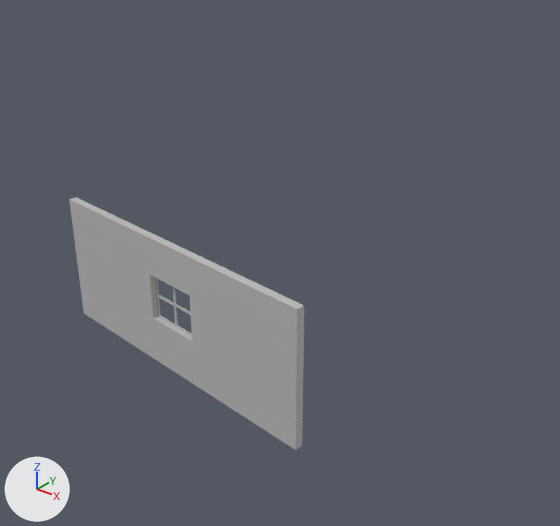
Two versions of the FBX model Assets/Art/FBX/LeftWall.fbx, one commit apart.
Rendered twice from a 50 mm lens placed at (13.97, -24.28, 13.6), pointed at (1.03, -8.1, 3.57). The axes (+X, +Y, +Z) are drawn at lower left. The lights are the same throughout.

Script lines for the objects in view, before the commit:
```python
me_mesh_006 = bpy.data.meshes.new('Mesh.006')
me_mesh_006.from_pydata(...)  # 16 vertices, 32 faces; spans x -513.0..513.0, y -213.0..213.0, z -71.0..71.0
# faces by material slot: [24, 8]
me_mesh_006.materials.append(mat_lambert1)  # grey #bcbcbc
me_mesh_006.materials.append(mat_lambert8)  # cyan #00ffff
ob_wallleft = bpy.data.objects.new('WallLeft', me_mesh_006)
ob_wallleft.parent = ob_windowpane
ob_wallleft.location = (-76.62, 233.2, 1055.0)
```
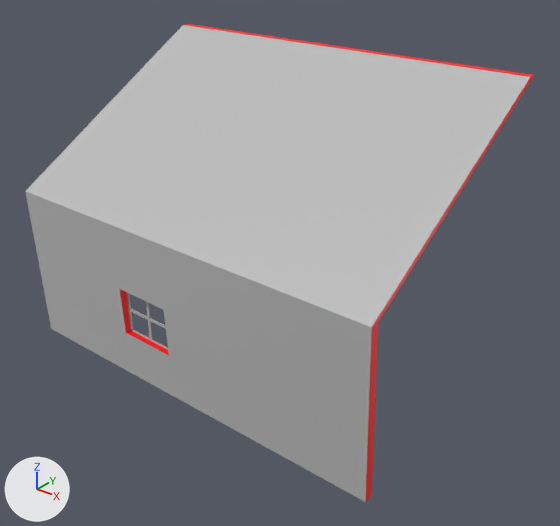
Scene script edits in JSON lines:
```json
{"op": "add", "block": "mat_lambert6", "code": ["mat_lambert6 = principled_material('lambert6')", "mat_lambert6.base_color = (1.0, 0.0, 0.0)  # red #ff0000"]}
{"block": "me_mesh_006", "where": "# used by ob_wallleft; parent = ob_windowpane; location = (-76.62, 233.2, 1055.0)"}
{"op": "remove", "block": "me_mesh_006", "code": "me_mesh_006.from_pydata(...)  # 16 vertices, 32 faces; spans x -513.0..513.0, y -213.0..213.0, z -71.0..71.0"}
{"op": "remove", "block": "me_mesh_006", "code": "me_mesh_006.materials.append(mat_lambert8)  # cyan #00ffff"}
{"op": "add", "block": "me_mesh_006", "code": "me_mesh_006.from_pydata(...)  # 20 vertices, 40 faces; spans x -513.0..810.0, y -216.0..661.0, z -804.0..80.0"}
{"block": "me_mesh_006", "change": "me_mesh_006 part 1"}
{"block": "me_mesh_006", "change": "10 faces are deleted"}
{"block": "me_mesh_006", "change": "6 vertices move from x -513.0..513.0, y -213.0..213.0, z -71.0..71.0 to x -512.0..758.0, y -216.0..286.0, z -75.0..80.0"}
{"block": "me_mesh_006", "change": "4 vertices are added at (-460.0, 661.0, -779.0), (808.0, 658.0, -653.0), (810.0, 658.0, -679.0), (-457.0, 661.0, -804.0)"}
{"block": "me_mesh_006", "change": "14 new faces join them, mat_lambert6 (red #ff0000)"}
{"block": "me_mesh_006", "change": "4 new faces join them, mat_lambert1 (grey #bcbcbc)"}
{"block": "me_mesh_006", "change": "me_mesh_006 part 2: 10 faces spanning x -95.0..758.0, y -216.0..282.0, z -23.0..80.0 switch from mat_lambert1 (grey #bcbcbc) to mat_lambert6 (red #ff0000)"}
{"op": "set", "path": "ob_wallleft.location", "old": "(-76.62, 233.2, 1055.0)", "new": "(-76.56, 233.2, 1160.0)"}
{"op": "set", "path": "ob_wallleft.rotation_euler", "old": "(0.0, 0.0, 0.0)", "new": "(0.0432, 0.077, 0.00551)", "note": "degrees (0, 0, 0) -> degrees (2.5, 4.4, 0.3)"}
```

What differs and where, as boxes [x1, y1, x2, y2] in the pictures (560 x 526 px):
```json
{"object": "WallLeft", "change": "reshaped, moved, turned", "before": [69, 197, 304, 450], "after": [25, 24, 534, 502]}
{"part": 1, "of": "me_mesh_006", "change": "built on", "before": [70, 197, 304, 450], "after": [26, 24, 534, 502]}
{"part": 2, "of": "me_mesh_006", "change": "recoloured", "before": [150, 275, 304, 449], "after": [120, 289, 378, 501]}
```
